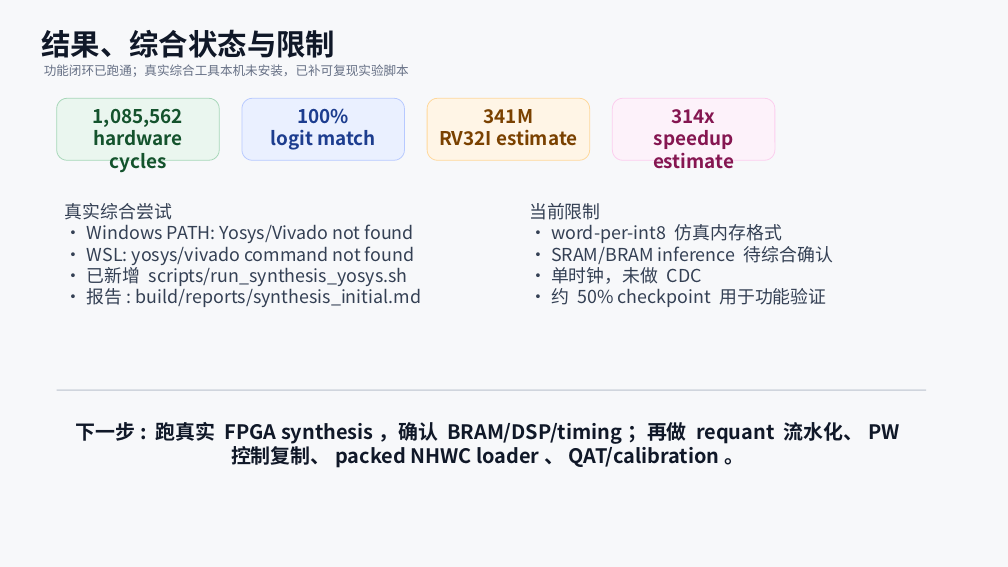
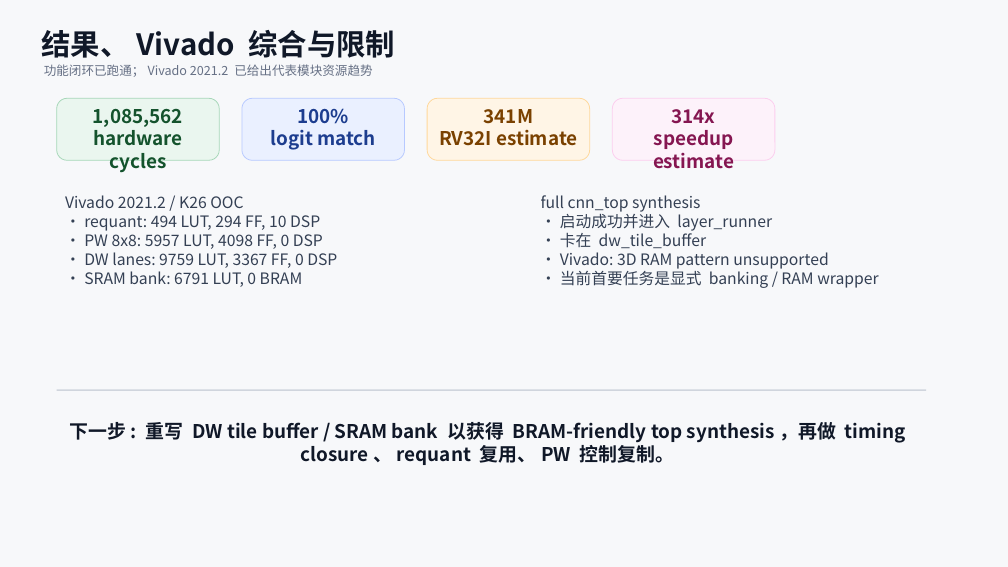
Before and after one commit to numnahboom/rv32i_int8_dsc_cnn_accelerator, a slide deck: slide 5 of docs/rv32i_int8_cnn_project_ppt.pptx. Drawn at 1008x567 pixels with LibreOffice and Linux fonts; fonts in the diff are those of the drawing. Boxes give left, top, right and bottom in pixels: in the first picture for what was removed or moved away, otherwise in the second. Text is boxed around its words. In the diff, an @@ line names an element or a change of style, - is before the commit and + after.

```diff
--- a/docs/rv32i_int8_cnn_project_ppt.pptx
+++ b/docs/rv32i_int8_cnn_project_ppt.pptx
@@ text at bbox=[42, 30, 395, 58]: text changed @@
-结果、综合状态与限制
+结果、Vivado 综合与限制
@@ text at bbox=[44, 64, 372, 77]: text changed @@
-功能闭环已跑通；真实综合工具本机未安装，已补可复现实验脚本
+功能闭环已跑通；Vivado 2021.2 已给出代表模块资源趋势
@@ text at bbox=[65, 195, 337, 287]: text changed; size 17 to 15 pt @@
-真实综合尝试
-• Windows PATH: Yosys/Vivado not found
-• WSL: yosys/vivado command not found
-• 已新增 scripts/run_synthesis_yosys.sh
-• 报告: build/reports/synthesis_initial.md
+Vivado 2021.2 / K26 OOC
+• requant: 494 LUT, 294 FF, 10 DSP
+• PW 8x8: 5957 LUT, 4098 FF, 0 DSP
+• DW lanes: 9759 LUT, 3367 FF, 0 DSP
+• SRAM bank: 6791 LUT, 0 BRAM
@@ text at bbox=[541, 195, 879, 288]: text changed; size 17 to 15 pt @@
-当前限制
-• word-per-int8 仿真内存格式
-• SRAM/BRAM inference 待综合确认
-• 单时钟，未做 CDC
-• 约 50% checkpoint 用于功能验证
+full cnn_top synthesis
+• 启动成功并进入 layer_runner
+• 卡在 dw_tile_buffer
+• Vivado: 3D RAM pattern unsupported
+• 当前首要任务是显式 banking / RAM wrapper
@@ text at bbox=[69, 422, 906, 465]: text changed; size 19 to 18 pt @@
-下一步: 跑真实 FPGA synthesis，确认 BRAM/DSP/timing；再做 requant 流水化、PW 控制复制、packed NHWC loader、QAT/calibration。
+下一步: 重写 DW tile buffer / SRAM bank 以获得 BRAM-friendly top synthesis，再做 timing closure、requant 复用、PW 控制复制。
```
Also in this commit, not shown: 13 other files.
